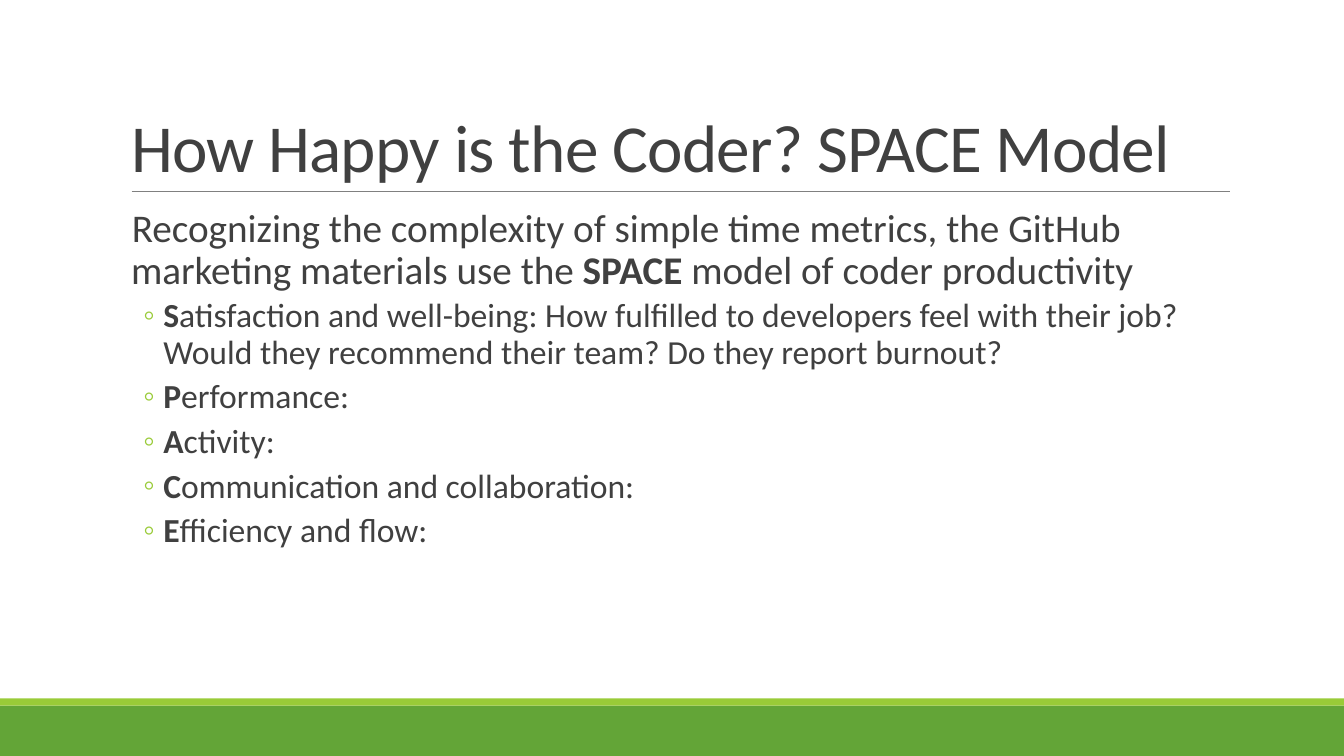
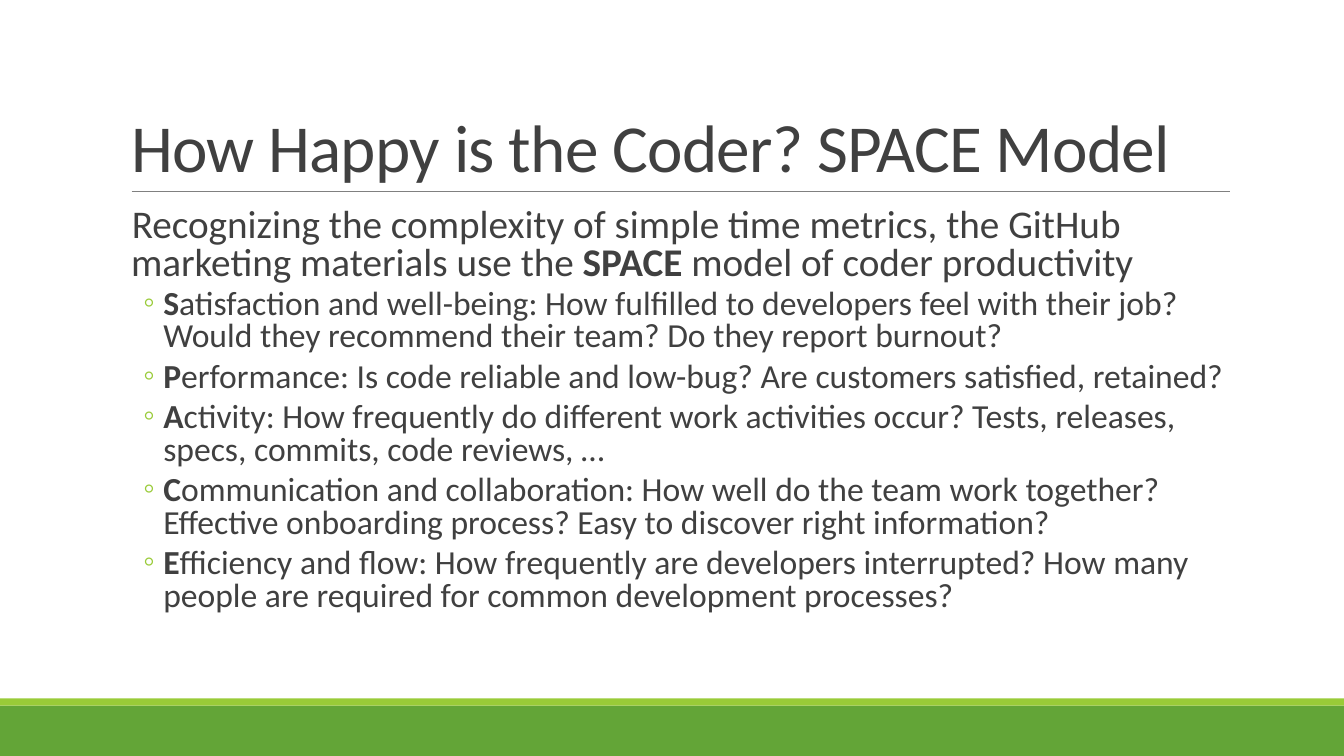
Before and after one commit to rbohrer/pl-course, a slide deck: slide 18 of LectureSlides/11NaturalLanguage.pptx (slide 19 before the commit). Drawn at 1344x756 pixels with LibreOffice and Linux fonts; fonts in the diff are those of the drawing. Boxes give left, top, right and bottom in pixels: in the first picture for what was removed or moved away, otherwise in the second. Text is boxed around its words. In the diff, an @@ line names an element or a change of style, - is before the commit and + after.

```diff
--- a/LectureSlides/11NaturalLanguage.pptx
+++ b/LectureSlides/11NaturalLanguage.pptx
@@ text at [131,210,1177,353]: line spacing 0.9 to 0.8 @@
@@ text at [163,364,1223,613]: text changed @@
-  ◦ Performance:
-  ◦ Activity:
-  ◦ Communication and collaboration:
-  ◦ Efficiency and flow:
+  ◦ Performance: Is code reliable and low-bug? Are customers satisfied, retained?
+  ◦ Activity: How frequently do different work activities occur? Tests, releases, specs, commits, code reviews, …
+  ◦ Communication and collaboration: How well do the team work together? Effective onboarding process? Easy to discover right information?
+  ◦ Efficiency and flow: How frequently are developers interrupted? How many people are required for common development processes?
```
Also in this commit, not shown: 3 other slides changed, 3 slides added, 2 slides removed.
